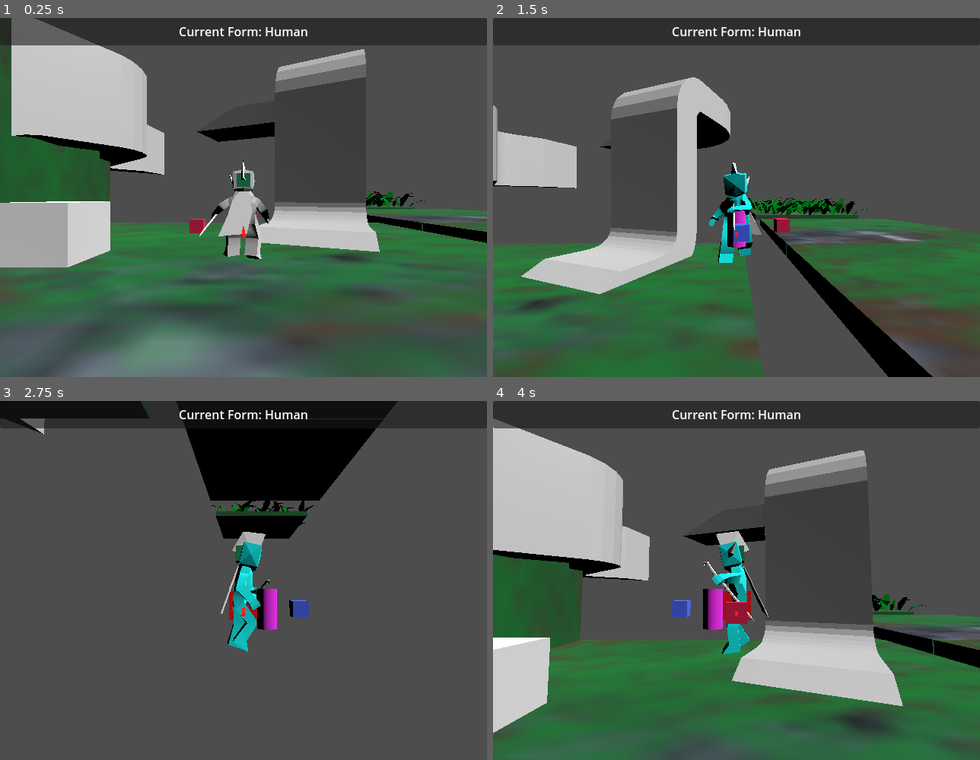
Above: before the commit, frames 1-4 (two rows, left to right).
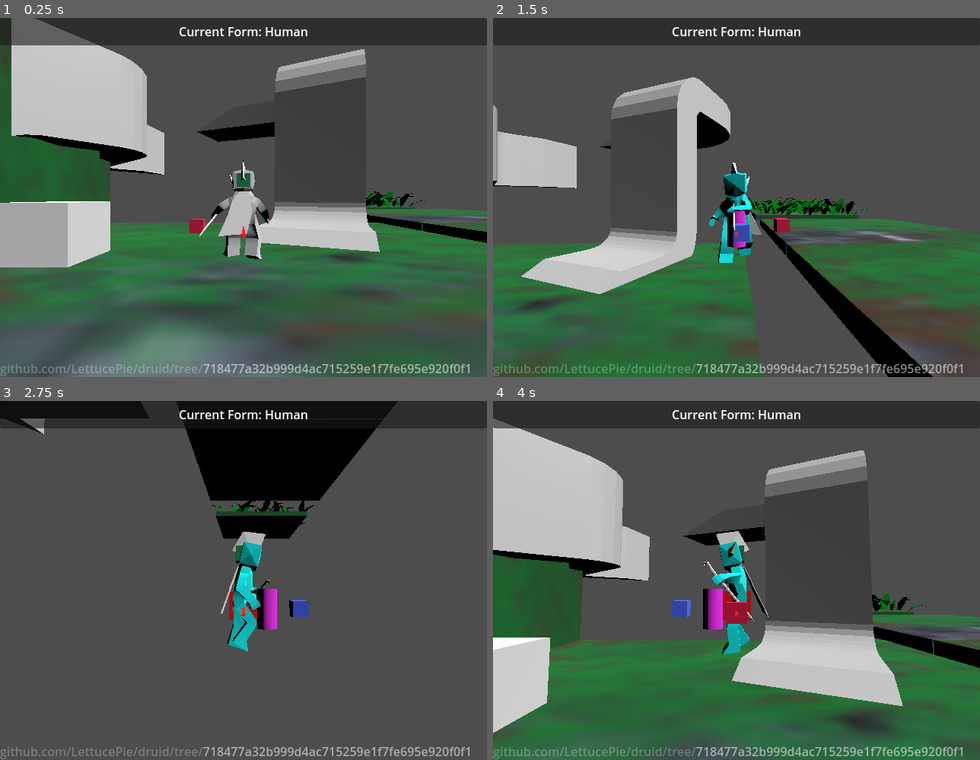
Above: after the commit, the same moments.

Repository: LettucePie/druid
Game: Godot game, scene res://playscenes/play_0.tscn
The game is run twice, just before and just after one commit, with the same random seed, the same clock (stepped at 60 frames per second) and the same inputs.
Inputs (mouse positions are in pixels of both pictures, inside the frame that each line leads up to):
- Up to frame 1 (0.25 s): no input
- Up to frame 2 (1.5 s): tap Enter (ui_accept) at 0.5 s; move the mouse to (843, 179) at 0.52 s; hold D (move_right) 0.53-1.28 s; hold Right mouse button (aim) 0.53-1.28 s; tap Space (jump) at 0.77 s; move the mouse to (639, 215) at 1.27 s; hold S (move_down) from 1.28 s (still down); tap N (attack) at 1.35 s
- Up to frame 3 (2.75 s): tap Space (jump) at 1.52 s; move the mouse to (292, 501) at 2.02 s; release S (move_down) at 2.03 s; hold D (move_right) from 2.03 s (still down); tap K (cam_down) at 2.1 s
- Up to frame 4 (4 s): move the mouse to (712, 652) at 2.77 s; release D (move_right) at 2.78 s; hold W (move_up) 2.78-3.53 s; tap J (cam_left) at 2.85 s; tap Space (jump) at 3.02, 3.77 s; move the mouse to (882, 634) at 3.52 s; hold A (move_left) from 3.53 s (still down); tap L (cam_right) at 3.6 s

The runs differ from the first frame. In frame 1, 1.0% of the frame differs, in the area x 0-97%, y 96-100%; in frame 2, 1.0%; in frame 3, 1.0%; in frame 4, 1.0%.

Commit message:
added commit sha display

Diff:
--- a/core/player.tscn
+++ b/core/player.tscn
@@ -287,16 +287,16 @@
 bones/18/rotation = Quaternion(-0.244331, -0.0954391, -0.0113263, 0.964917)
 
 [node name="ear_a" parent="human_node/human_model/human_armature/Skeleton3D" index="0"]
-transform = Transform3D(0.999448, -0.00253311, -0.0331121, -0.000881196, 0.994713, -0.102694, 0.0331972, 0.102667, 0.994162, 0.000675779, 1.70458, 0.176949)
+transform = Transform3D(0.999448, -0.00253312, -0.0331121, -0.000881175, 0.994713, -0.102694, 0.0331971, 0.102667, 0.994162, 0.000675758, 1.70458, 0.176948)
 
 [node name="hair_a" parent="human_node/human_model/human_armature/Skeleton3D" index="1"]
-transform = Transform3D(0.999448, -0.00253311, -0.0331121, -0.000881196, 0.994713, -0.102694, 0.0331972, 0.102667, 0.994162, 0.00858762, 2.12119, -0.0501897)
+transform = Transform3D(0.999448, -0.00253312, -0.0331121, -0.000881175, 0.994713, -0.102694, 0.0331971, 0.102667, 0.994162, 0.00858757, 2.12119, -0.0501901)
 
 [node name="cape" parent="human_node/human_model/human_armature/Skeleton3D" index="2"]
-transform = Transform3D(0.999449, -0.0329398, 0.00416953, 0.0331292, 0.997692, -0.0592814, -0.00220719, 0.0593869, 0.998233, -0.0395435, 1.20298, -0.308301)
+transform = Transform3D(0.999449, -0.0329398, 0.0041696, 0.0331292, 0.997692, -0.0592814, -0.00220725, 0.0593869, 0.998233, -0.0395435, 1.20298, -0.308301)
 
 [node name="staff_a" parent="human_node/human_model/human_armature/Skeleton3D" index="3"]
-transform = Transform3D(0.387086, -0.30051, 0.871699, 0.859858, 0.45896, -0.223606, -0.332879, 0.836092, 0.436052, 1.39942, 0.0464092, 0.207719)
+transform = Transform3D(0.387086, -0.300509, 0.871699, 0.859858, 0.45896, -0.223606, -0.332879, 0.836092, 0.436052, 1.39942, 0.0464092, 0.207718)
 
 [node name="standin_floor" parent="human_node/human_model" index="1"]
 visible = false
--- a/playscenes/play_0.tscn
+++ b/playscenes/play_0.tscn
@@ -1,9 +1,10 @@
-[gd_scene load_steps=5 format=3 uid="uid://38xabr081erv"]
+[gd_scene load_steps=6 format=3 uid="uid://38xabr081erv"]
 
 [ext_resource type="PackedScene" uid="uid://ddgwvml0m7dbo" path="res://stages/stage_0.tscn" id="1_2168l"]
 [ext_resource type="Script" path="res://playscenes/play_setup.gd" id="1_eekld"]
 [ext_resource type="PackedScene" uid="uid://bmicu2av4r0qn" path="res://core/player.tscn" id="2_tdm4s"]
 [ext_resource type="PackedScene" uid="uid://i24gu0sj315s" path="res://ui/gui.tscn" id="3_7kqrl"]
+[ext_resource type="PackedScene" uid="uid://c8aesldj7t5jp" path="res://ui/commit.tscn" id="5_piluj"]
 
 [node name="play_0" type="Node"]
 script = ExtResource("1_eekld")
@@ -12,3 +13,5 @@
 [node name="stage_0" parent="." instance=ExtResource("1_2168l")]
 
 [node name="gui" parent="." instance=ExtResource("3_7kqrl")]
+
+[node name="commit" parent="." instance=ExtResource("5_piluj")]
--- a/project.godot
+++ b/project.godot
@@ -14,11 +14,16 @@
 run/main_scene="res://playscenes/play_0.tscn"
 config/features=PackedStringArray("4.2", "Mobile")
 config/icon="res://icon.svg"
+config/git_sha="718477a32b999d4ac715259e1f7fe695e920f0f1"
 
 [display]
 
 window/size/viewport_width=640
 window/size/viewport_height=472
+
+[editor_plugins]
+
+enabled=PackedStringArray("res://addons/git_sha_project_setting/plugin.cfg")
 
 [input]
 
--- /dev/null
+++ b/ui/commit.gd
@@ -0,0 +1,12 @@
+extends RichTextLabel
+
+@export var manual_commit : String = "718477a32b999d4ac715259e1f7fe695e920f0f1"
+
+# Called when the node enters the scene tree for the first time.
+func _ready():
+	var git_sha: String = ProjectSettings.get_setting("application/config/git_sha", "<unavailable>")
+	print(git_sha)
+	if git_sha == "<unavailable>":
+		text += "[color=#ffffff88]" + manual_commit + "[/color]"
+	else:
+		text += "[color=#ffffff88]" + git_sha + "[/color]"
--- /dev/null
+++ b/ui/commit.tscn
@@ -0,0 +1,16 @@
+[gd_scene load_steps=2 format=3 uid="uid://c8aesldj7t5jp"]
+
+[ext_resource type="Script" path="res://ui/commit.gd" id="1_j6ov3"]
+
+[node name="commit" type="RichTextLabel"]
+anchors_preset = 12
+anchor_top = 1.0
+anchor_right = 1.0
+anchor_bottom = 1.0
+offset_top = -23.0
+grow_horizontal = 2
+grow_vertical = 0
+mouse_filter = 2
+bbcode_enabled = true
+text = "[color=#ffffff44]github.com/LettucePie/druid/tree/[/color]"
+script = ExtResource("1_j6ov3")
Not shown, changed: .gitignore
